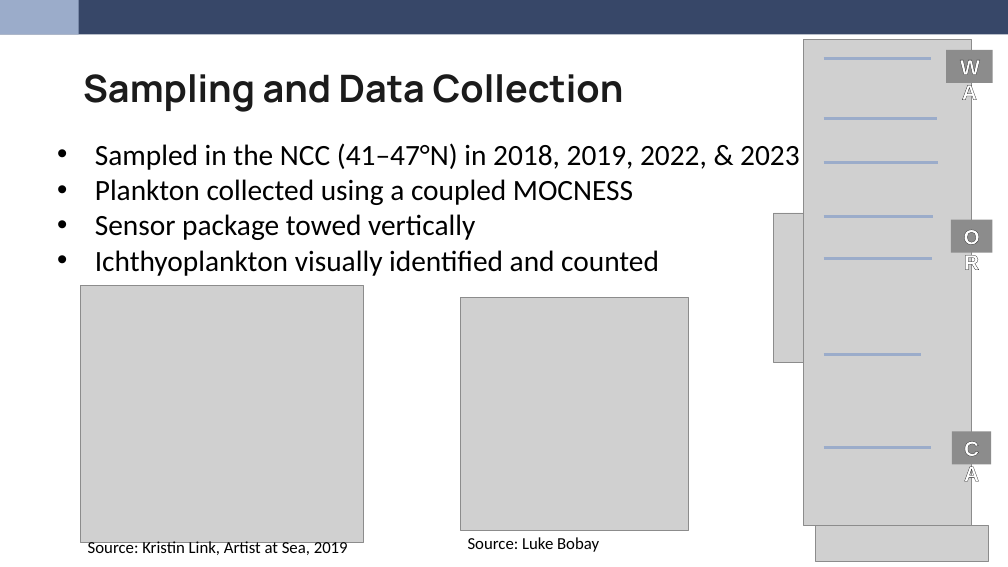
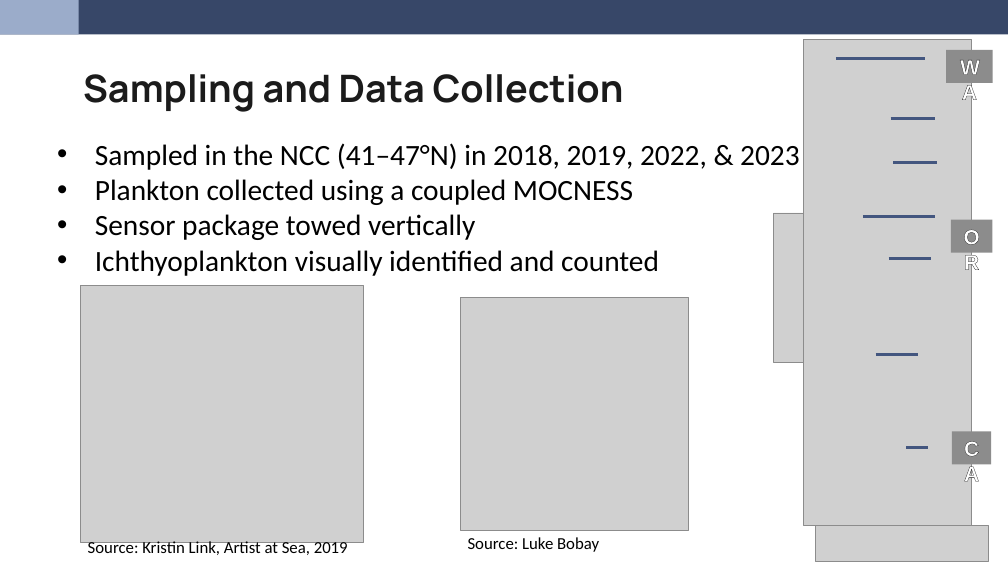
Before and after one commit to LukeABobay/larval-fish-community-analysis, a slide deck: slide 5 of PICES 2026 Presentation.pptx. Drawn at 1008x567 pixels with LibreOffice and Linux fonts; fonts in the diff are those of the drawing; grey boxes stand for pictures. Boxes give left, top, right and bottom in pixels: in the first picture for what was removed or moved away, otherwise in the second. Text is boxed around its words. In the diff, an @@ line names an element or a change of style, - is before the commit and + after.

```diff
--- a/PICES 2026 Presentation.pptx
+++ b/PICES 2026 Presentation.pptx
@@ line moved from (824, 59) - (931, 59) to (836, 59) - (925, 59) @@
@@ line (836, 59) - (925, 59): stroke #9BACCA 3 pt to #43567F 3 pt @@
@@ line moved from (824, 119) - (937, 119) to (891, 119) - (935, 119) @@
@@ line (891, 119) - (935, 119): stroke #9BACCA 3 pt to #43567F 3 pt @@
@@ line moved from (824, 163) - (938, 163) to (893, 163) - (938, 163) @@
@@ line (893, 163) - (938, 163): stroke #9BACCA 3 pt to #43567F 3 pt @@
@@ line moved from (824, 217) - (934, 217) to (863, 217) - (935, 217) @@
@@ line (863, 217) - (935, 217): stroke #9BACCA 3 pt to #43567F 3 pt @@
@@ line moved from (824, 259) - (932, 259) to (889, 259) - (932, 259) @@
@@ line (889, 259) - (932, 259): stroke #9BACCA 3 pt to #43567F 3 pt @@
@@ line moved from (824, 355) - (921, 355) to (876, 355) - (919, 355) @@
@@ line (876, 355) - (919, 355): stroke #9BACCA 3 pt to #43567F 3 pt @@
@@ line moved from (824, 448) - (932, 448) to (907, 448) - (928, 448) @@
@@ line (907, 448) - (928, 448): stroke #9BACCA 3 pt to #43567F 3 pt @@
```
Also in this commit, not shown: 1 other slide changed.
